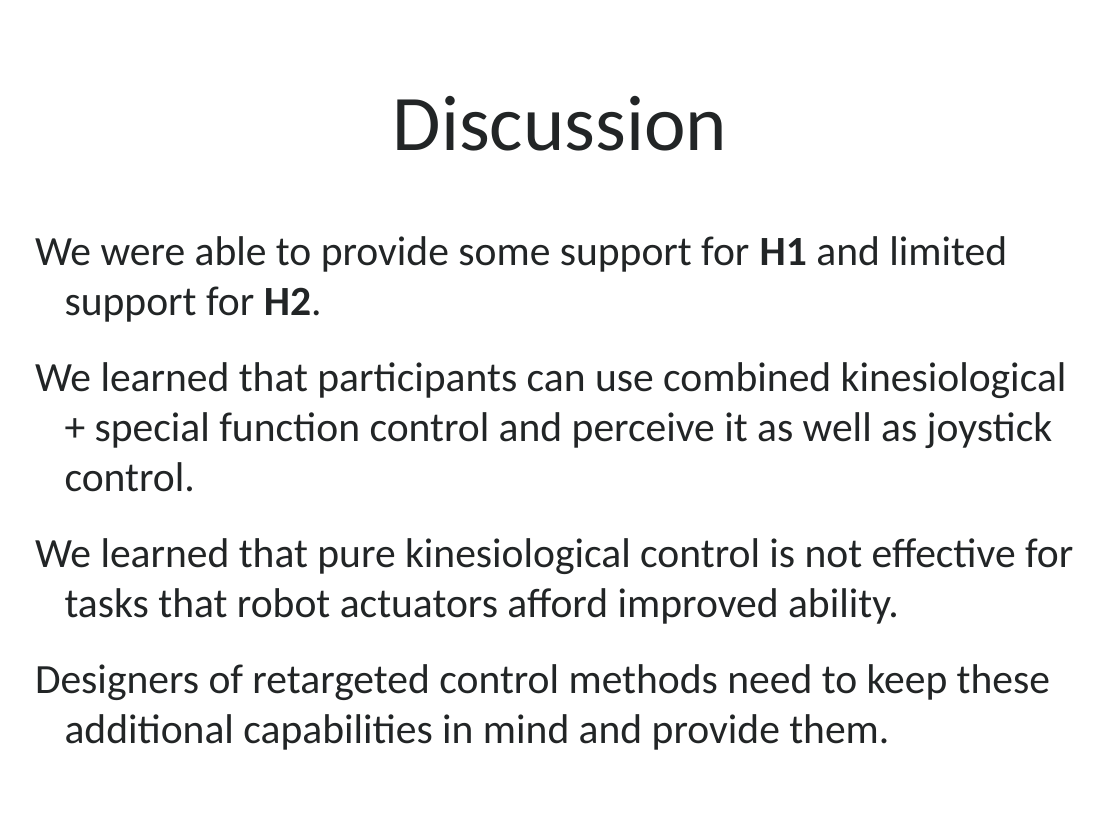
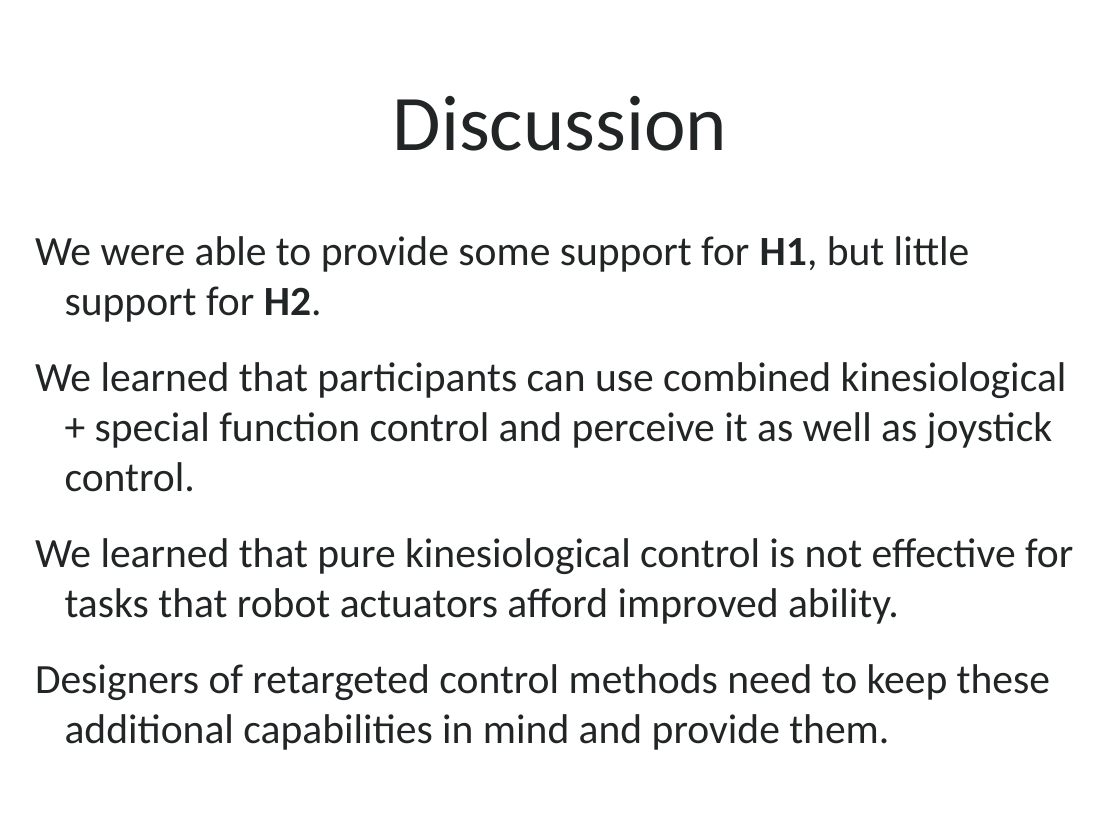
Before and after one commit to caomw/cs770-project, a slide deck: slide 10 of Presentation/group3-final-presentation.pptx. Drawn at 1120x840 pixels with LibreOffice and Linux fonts; fonts in the diff are those of the drawing; background and template pictures are left out. Boxes give left, top, right and bottom in pixels: in the first picture for what was removed or moved away, otherwise in the second. Text is boxed around its words. In the diff, an @@ line names an element or a change of style, - is before the commit and + after.

Commit message:
finished poster draft (needs review)

```diff
--- a/Presentation/group3-final-presentation.pptx
+++ b/Presentation/group3-final-presentation.pptx
@@ text at <box>35,236,970,322</box>: text changed @@
-We were able to provide some support for H1 and limited support for H2.
+We were able to provide some support for H1, but little support for H2.
```
Also in this commit, not shown: 3 other files.
